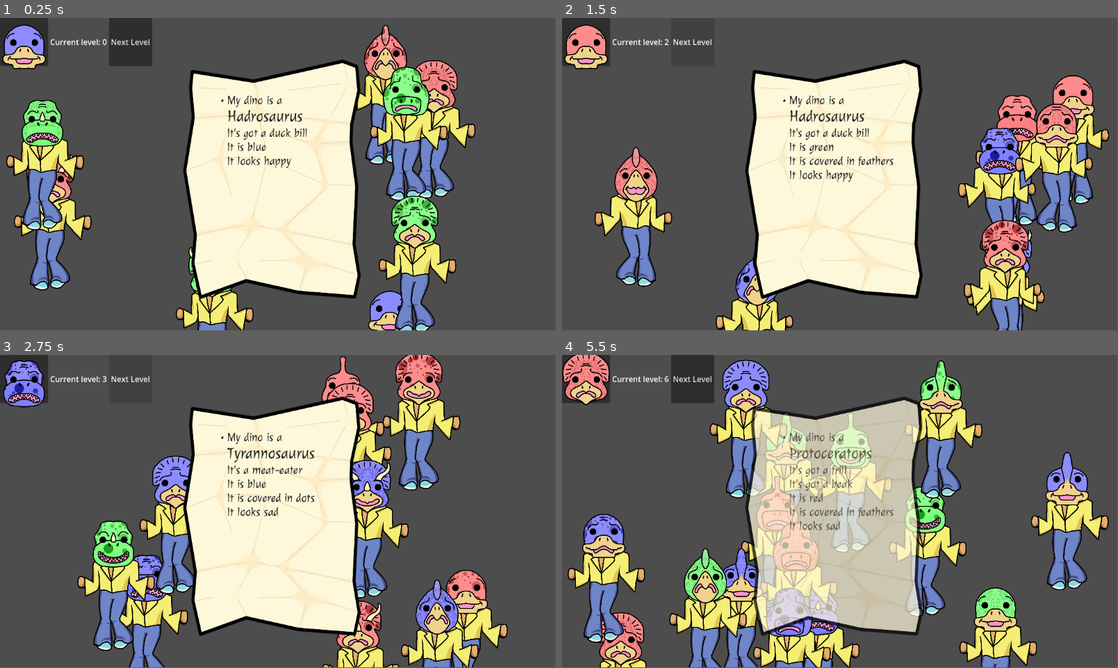
Above: before the commit, frames 1-4 (two rows, left to right).
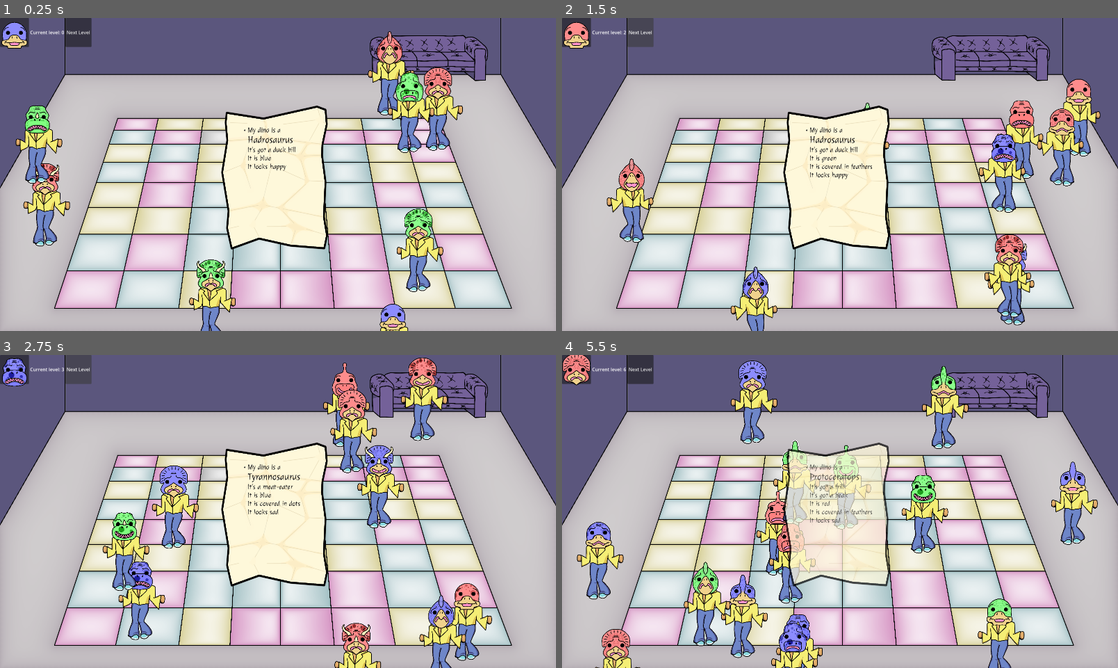
Above: after the commit, the same moments.

Repository: ValetNoir/ggj_2026
Game: Godot game, scene res://scenes/game.tscn
The game is run twice, just before and just after one commit, with the same random seed, the same clock (stepped at 60 frames per second) and the same inputs. Before the commit the project has no main scene; this scene is started directly in both runs.
Inputs (mouse positions are in pixels of both pictures, inside the frame that each line leads up to):
- Up to frame 1 (0.25 s): no input
- Up to frame 2 (1.5 s): click "Next Level" at 0.5 s; click "Next Level" at 1.25 s
- Up to frame 3 (2.75 s): click "Next Level" at 2 s
- Up to frame 4 (5.5 s): move the mouse to (706, 574) at 2.77 s; click (706, 574) at 2.92 s; move the mouse to (739, 555) at 3.52 s; click (739, 555) at 3.67 s; move the mouse to (962, 520) at 4.27 s; click (962, 520) at 4.42 s; move the mouse to (795, 458) at 5.02 s; click (795, 458) at 5.17 s
In our replay, the window is 799x449 before the commit and 800x450 after it. These sizes can differ from the game's own. Grey fills any space a smaller window leaves; there, only what the larger window draws over its background counts as a difference.

The runs differ from the first frame. In frame 1, 90% of the frame differs, in the area x 0-100%, y 0-100%; in frame 2, 90%; in frame 3, 90%; in frame 4, 93%.

Commit message:
added environment

Diff:
--- a/project.godot
+++ b/project.godot
@@ -11,8 +11,15 @@
 [application]
 
 config/name="GGJ2026"
+run/main_scene="uid://rlv0umd7rnq7"
 config/features=PackedStringArray("4.6", "GL Compatibility")
 config/icon="res://assets/icon.svg"
+
+[display]
+
+window/size/viewport_width=1920
+window/size/viewport_height=1080
+window/stretch/mode="viewport"
 
 [physics]
 
--- a/scenes/game.tscn
+++ b/scenes/game.tscn
@@ -13,6 +13,7 @@
 [ext_resource type="Resource" uid="uid://dtxdcvfrot2s8" path="res://ressources/levels/Level_09.tres" id="11_5newe"]
 [ext_resource type="Resource" uid="uid://dmoqaibjq630q" path="res://ressources/levels/Level_10.tres" id="12_37s47"]
 [ext_resource type="PackedScene" uid="uid://dmtg1nin4bq1" path="res://scenes/character_spawner.tscn" id="13_kvuet"]
+[ext_resource type="Texture2D" uid="uid://dbarlmfg5qyvo" path="res://assets/dance_floor/dance_floor.png" id="13_rysoc"]
 [ext_resource type="Script" uid="uid://c2nd17karykng" path="res://scripts/cheat_ui.gd" id="14_trtic"]
 [ext_resource type="PackedScene" uid="uid://bf01jl6xk7ctv" path="res://scenes/mask.tscn" id="15_ir15t"]
 [ext_resource type="PackedScene" uid="uid://bvd4yyq0ee5ss" path="res://scenes/info_flash.tscn" id="16_ca42v"]
@@ -20,6 +21,16 @@
 [node name="Game" type="Node2D" unique_id=607520342]
 script = ExtResource("1_uwrxv")
 levels = Array[ExtResource("2_dinhu")]([ExtResource("3_kvuet"), ExtResource("4_trtic"), ExtResource("5_ir15t"), ExtResource("6_ca42v"), ExtResource("7_rysoc"), ExtResource("8_ssvqc"), ExtResource("9_264po"), ExtResource("10_1kice"), ExtResource("11_5newe"), ExtResource("12_37s47")])
+
+[node name="Camera2D" type="Camera2D" parent="." unique_id=1162958084]
+position = Vector2(960, 540)
+
+[node name="DanceFloor" type="Node2D" parent="." unique_id=1351716180]
+
+[node name="DanceFloorSprite2D" type="Sprite2D" parent="DanceFloor" unique_id=978323076]
+position = Vector2(960, 540)
+scale = Vector2(0.25, 0.25)
+texture = ExtResource("13_rysoc")
 
 [node name="CharacterSpawner" parent="." unique_id=1560401905 instance=ExtResource("13_kvuet")]
 
